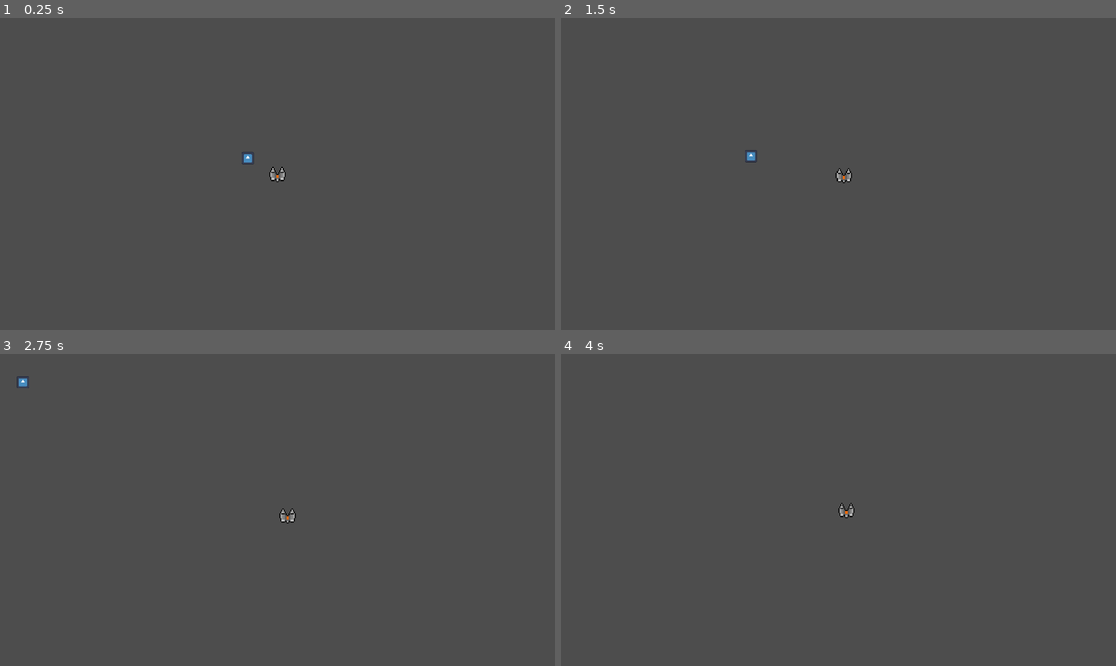
Above: before the commit, frames 1-4 (two rows, left to right).
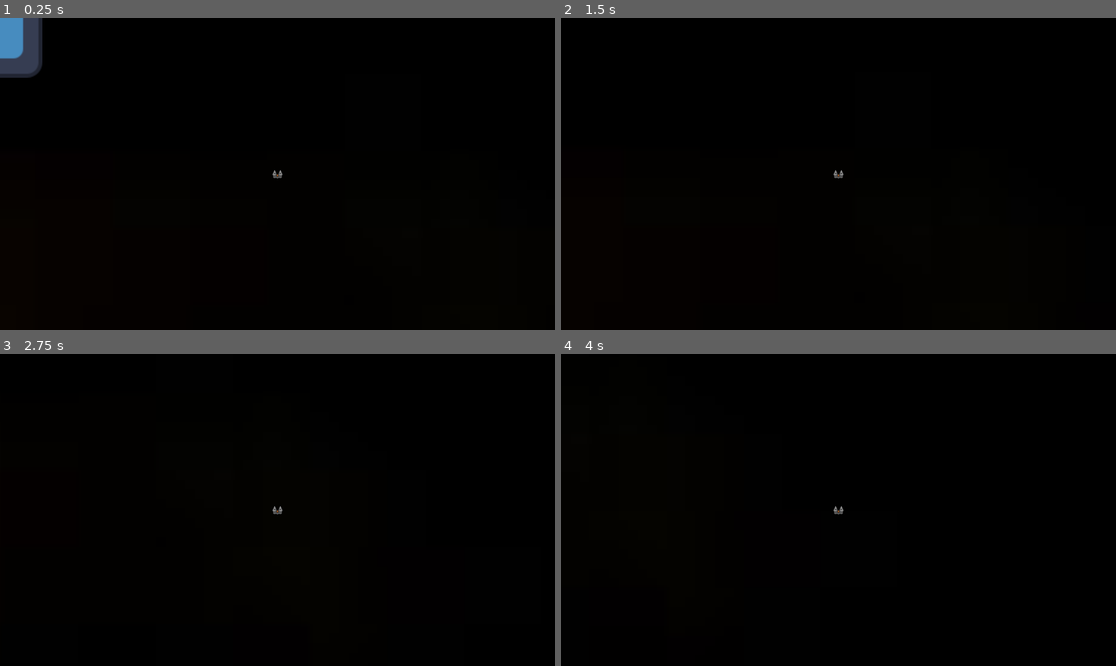
Above: after the commit, the same moments.

Repository: ACRONYM-Group/24HoC-2024
Game: Godot game, scene res://Scene.tscn
Two runs of this game, one before a commit and one after it. Both use one fixed random seed, a clock stepped at 60 frames per second and the inputs below. The engine's default icon, where the game draws it, is replaced by a stand-in: a white triangle on a blue panel in a dark square.
Inputs:
- Up to frame 1 (0.25 s): no input
- Up to frame 2 (1.5 s): tap Enter at 0.5 s; hold D (right) 0.53-1.28 s; hold S (down) from 1.28 s (still down)
- Up to frame 3 (2.75 s): release S (down) at 2.03 s; hold D (right) from 2.03 s (still down)
- Up to frame 4 (4 s): release D (right) at 2.78 s; hold W (up) 2.78-3.53 s; hold A (left) from 3.53 s (still down)

The runs differ from the first frame. In frame 1, 99% of the frame differs, in the area x 0-100%, y 0-100%; in frame 2, 100%; in frame 3, 100%; in frame 4, 100%.

Commit message:
Add more pleasant movement

Diff:
--- a/PlayerMovement.gd
+++ b/PlayerMovement.gd
@@ -1,14 +1,24 @@
 extends CharacterBody2D
 
-@export var accel_rate = 25
-@export var rotation_rate = 0.05
+@export var accel_rate = 120
+@export var rotation_rate = 10
 
-func get_input():
+@export var max_rotation_rate = 180.0
+
+var rot_vel = 0
+
+func get_input(delta):
 	var input_direction = Input.get_vector("left", "right", "up", "down")
 	var delta_rotation = Input.get_vector("rotate_left", "rotate_right", "", "").x
-	velocity += (input_direction * accel_rate).rotated(rotation)
-	rotation += delta_rotation * rotation_rate
+	velocity += (input_direction * accel_rate).rotated(rotation) * delta
+	rotation += rot_vel * delta
+	rot_vel += delta_rotation * rotation_rate * delta
+
+	if abs(rot_vel) >= max_rotation_rate:
+		rot_vel = rot_vel / (abs(rot_vel)/ max_rotation_rate)
+	else:
+		rot_vel *= 0.95
 
 func _physics_process(delta):
-	get_input()
+	get_input(delta)
 	move_and_slide()
--- a/Scene.tscn
+++ b/Scene.tscn
@@ -1,29 +1,33 @@
-[gd_scene load_steps=5 format=3 uid="uid://clrqwmrb6mddi"]
+[gd_scene load_steps=6 format=3 uid="uid://clrqwmrb6mddi"]
 
+[ext_resource type="Texture2D" uid="uid://c4kcculj23hyb" path="res://PIA17172_Saturn_eclipse_mosaic_bright_crop.jpg" id="1_ti3k6"]
 [ext_resource type="Script" path="res://PlayerMovement.gd" id="1_u6bc0"]
-[ext_resource type="Texture2D" uid="uid://ddgxyp7asbt2j" path="res://ship.png" id="2_djbkb"]
 [ext_resource type="Texture2D" uid="uid://c8c5ogqiiewth" path="res://icon.svg" id="3_6omeh"]
+[ext_resource type="Texture2D" uid="uid://dwofx17riavpb" path="res://ship2.png" id="3_mbqk4"]
 
 [sub_resource type="RectangleShape2D" id="RectangleShape2D_wkwkd"]
 size = Vector2(50, 50)
 
 [node name="Scene" type="Node2D"]
 
+[node name="Pia17172SaturnEclipseMosaicBrightCrop" type="Sprite2D" parent="."]
+position = Vector2(-11, -24)
+scale = Vector2(10, 10)
+texture = ExtResource("1_ti3k6")
+
 [node name="Player" type="CharacterBody2D" parent="."]
 script = ExtResource("1_u6bc0")
 
 [node name="Sprite2D" type="Sprite2D" parent="Player"]
 scale = Vector2(0.330078, 0.324219)
-texture = ExtResource("2_djbkb")
+texture = ExtResource("3_mbqk4")
 
 [node name="Camera2D" type="Camera2D" parent="Player/Sprite2D"]
 scale = Vector2(3.02959, 3.08434)
 ignore_rotation = false
-zoom = Vector2(0.2, 0.2)
-position_smoothing_enabled = true
-position_smoothing_speed = 15.0
+zoom = Vector2(2, 2)
+position_smoothing_speed = 50.0
 rotation_smoothing_enabled = true
-rotation_smoothing_speed = 15.0
 
 [node name="CollisionShape2D" type="CollisionShape2D" parent="Player"]
 shape = SubResource("RectangleShape2D_wkwkd")
Binary file added: PIA17172_Saturn_eclipse_mosaic_bright_crop.jpg
Not shown, added: PIA17172_Saturn_eclipse_mosaic_bright_crop.jpg.import
Binary file added: ship2.png
Not shown, added: ship2.png.import
